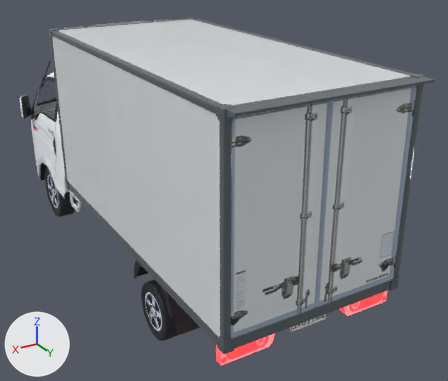
Renders of the glTF model public/assets/traffic_bongo.glb from each side of a commit.
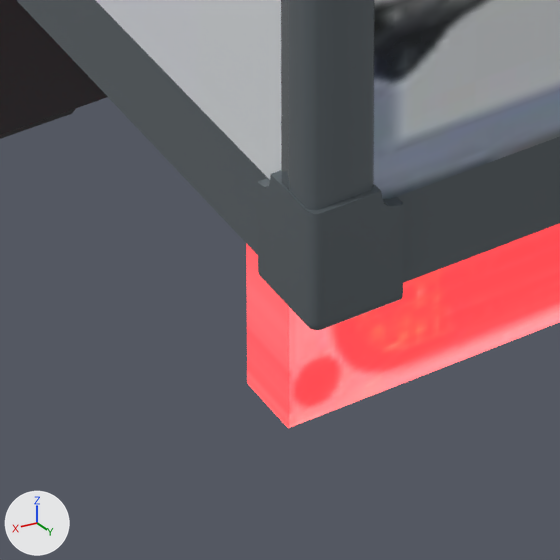
The first picture shows the older version from a 50 mm lens placed at (2.41, 5.16, 3.11), pointed at (-0.43, 0.43, 0.75). The close-ups show the older and then the newer version on the part from 42% to 56% of the width and 83% to 100% of the height of that picture. Only the edits that show in the close-ups are written down. Every picture has the same lights, and +X, +Y and +Z are marked at lower left. Where no turn or scale is listed for an object, it has been applied to the vertices.

Names of what the first close-up shows: 'Bongo'.
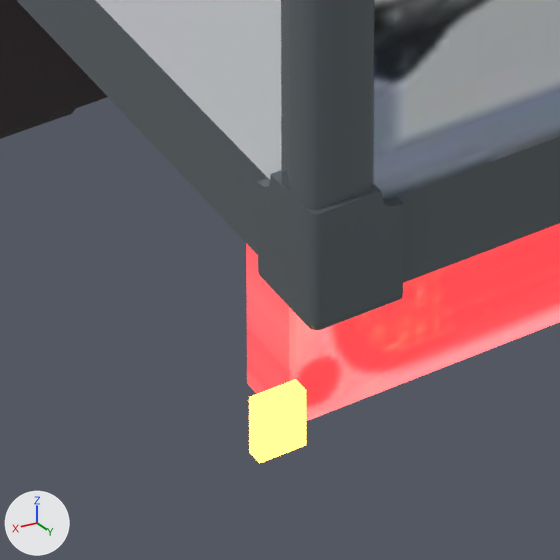
Changed parts and their boxes [x1, y1, x2, y2] in the close-ups (560 x 560 px):
'bongo_BlinkR', added
    after: [249, 379, 306, 464]

The change, as a diff of the scene's bpy script:
```diff
--- a/public/assets/traffic_bongo.glb.py
+++ b/public/assets/traffic_bongo.glb.py
@@ mat_tblink @@
+mat_tblink = principled_material('TBlink')
+mat_tblink.base_color = (0.08, 0.03, 0.0)  # brown #503000
+mat_tblink.emission_color = (1.0, 0.45, 0.08)  # orange #ffb350
+mat_tblink.emission_strength = 4.0
@@ me_cube @@
+me_cube.from_pydata(...)  # a box spanning x -1.0..1.0, y -1.0..1.0, z -1.0..1.0
+me_cube.materials.append(mat_tblink)  # brown #503000, glowing orange #ffb350
@@ ob_bongo_blinkr @@
+ob_bongo_blinkr = bpy.data.objects.new('bongo_BlinkR', me_cube)
+ob_bongo_blinkr.location = (0.79, 2.406, 0.54)
+ob_bongo_blinkr.scale = (0.02, 0.0075, 0.025)
```
